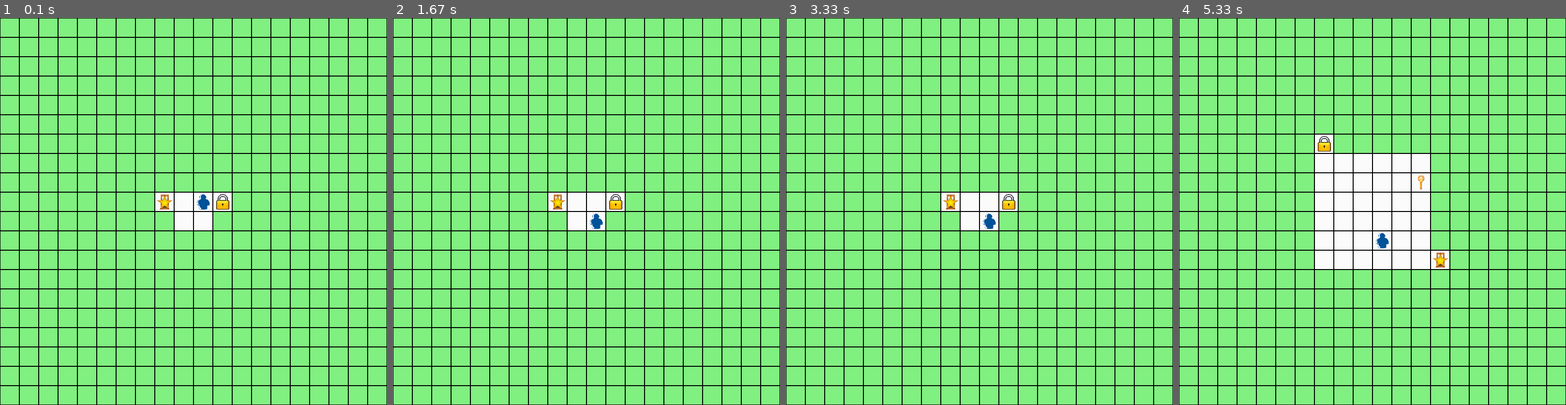
Above: before the commit, frames 1-4 (left to right).
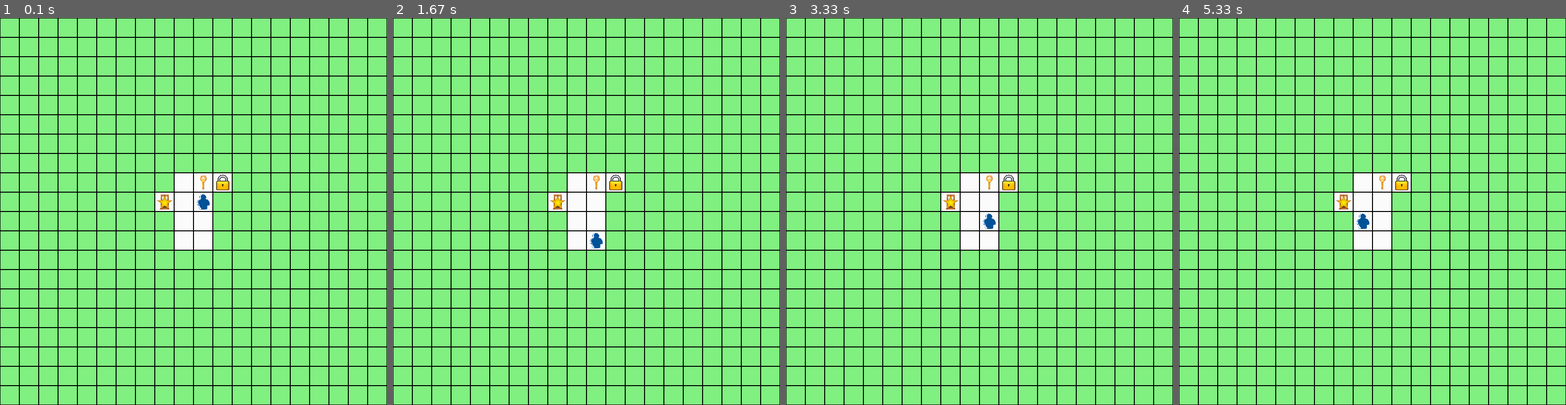
Above: after the commit, the same moments.

Repository: kespindler/cs295-final
Game: pygame game, started from run.py
Same seed, same stepped clock (60 frames per second), same inputs: the game is played once before the commit and once after it. The source is Python 2; it was converted automatically to run under Python 3.
Inputs:
- Up to frame 1 (0.1 s): no input
- Up to frame 2 (1.67 s): no input
- Up to frame 3 (3.33 s): no input
- Up to frame 4 (5.33 s): no input

The runs differ from the first frame. In frame 1, 1.4% of the frame differs, in the area x 45-60%, y 40-60%; in frame 2, 1.4%; in frame 3, 1.4%; in frame 4, 6.7%, in the area x 35-70%, y 30-65%.

Commit message:
oops. undo pushing changes

Diff:
--- a/lightroom_gen.py
+++ b/lightroom_gen.py
@@ -12,9 +12,9 @@
     # generates a random room with dimensions between 4 and 50
     def make_rand_room(self):
         self.has_key = random.randint(0, 1)
-        h_pad = random.randint(7, 9)
+        h_pad = random.randint(2, 9)
         print("h_pad: " + str(h_pad))
-        w_pad = random.randint(7, 9)
+        w_pad = random.randint(2, 9)
         print("w_pad: " + str(w_pad))
 
         #TODO Generalize to give random padding
